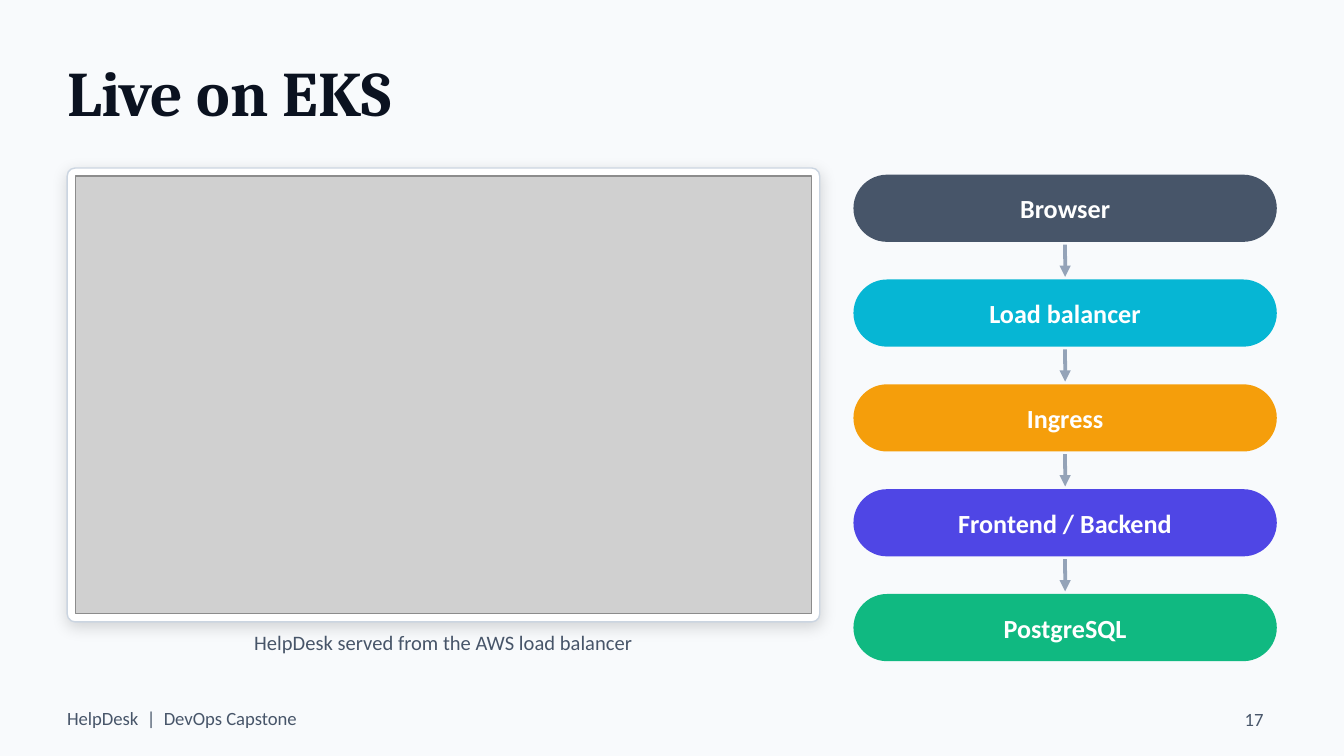
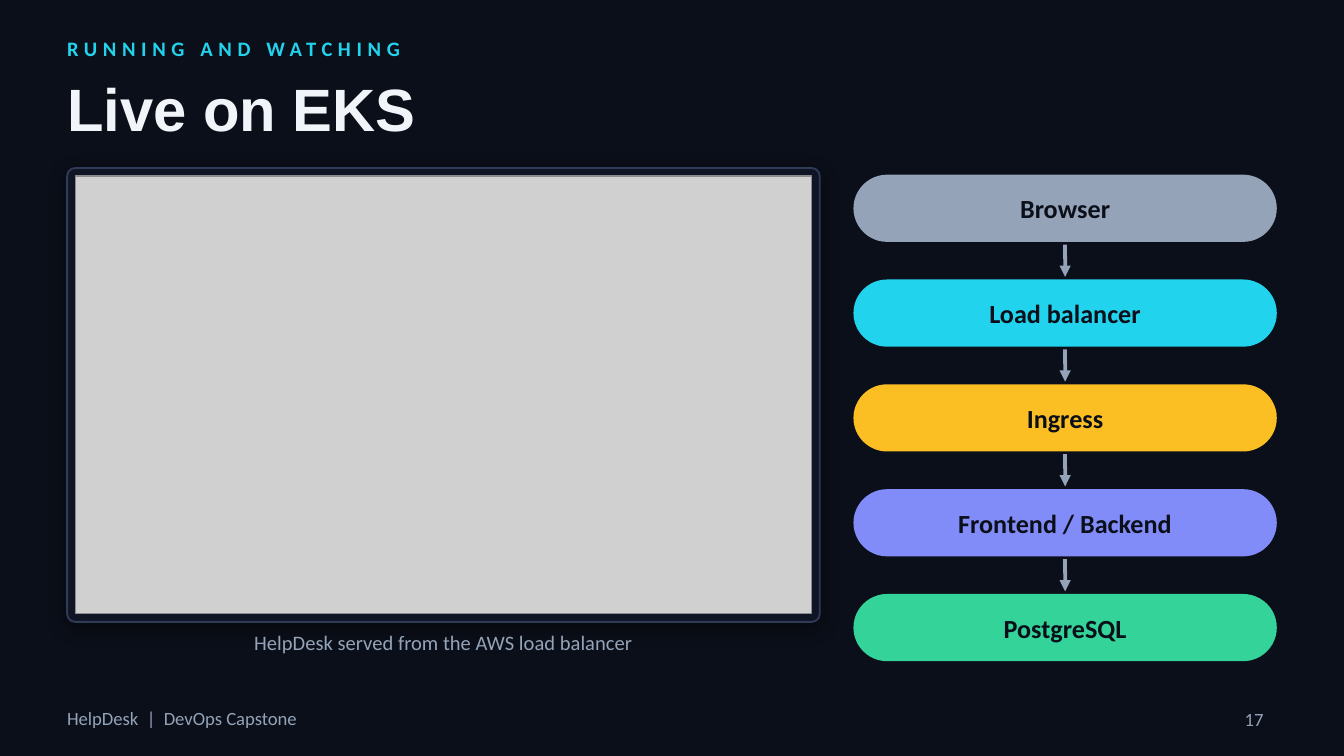
Before and after one commit to parthtaneja0001/helpdesk-devops-capstone, a slide deck: slide 17 of docs/HelpDesk-DevOps-Capstone.pptx. Drawn at 1344x756 pixels with LibreOffice and Linux fonts; fonts in the diff are those of the drawing; grey boxes stand for pictures; background and template pictures are left out. Boxes give left, top, right and bottom in pixels: in the first picture for what was removed or moved away, otherwise in the second. Text is boxed around its words. In the diff, an @@ line names an element or a change of style, - is before the commit and + after.

Commit message:
docs: restyle presentation with a dark theme and cleaner typography

```diff
--- a/docs/HelpDesk-DevOps-Capstone.pptx
+++ b/docs/HelpDesk-DevOps-Capstone.pptx
@@ background #F8FAFC to picture (left out) @@
@@ text added at bbox=[67, 34, 874, 63], 11 pt, text #22D3EE, bold @@
+RUNNING AND WATCHING
@@ title "Live on EKS": place and size @@
-title "Live on EKS" at bbox=[67, 72, 392, 117]
+title "Live on EKS" at bbox=[67, 87, 416, 132]
@@ title "Live on EKS" at bbox=[67, 87, 416, 132]: size 34 to 32 pt, font Cambria to Arial, text colour #0B1220 to #F1F5F9 @@
@@ rounded rectangle at bbox=[67, 168, 820, 622]: fill #FFFFFF to #0F1524; outline #CBD5E1 0.75 pt to #2F3B57 1 pt; shadow changed @@
@@ rounded rectangle at bbox=[853, 175, 1277, 242]: fill #475569 to #94A3B8 @@
@@ rounded rectangle at bbox=[853, 280, 1277, 347]: fill #06B6D4 to #22D3EE @@
@@ rounded rectangle at bbox=[853, 384, 1277, 452]: fill #F59E0B to #FBBF24 @@
@@ rounded rectangle at bbox=[853, 489, 1277, 556]: fill #4F46E5 to #818CF8 @@
@@ text colour #FFFFFF to #0B0F19 in 5 elements at bbox=[1020, 201, 1110, 218], bbox=[989, 304, 1141, 323], bbox=[1027, 411, 1103, 433], bbox=[958, 514, 1172, 533], bbox=[1004, 621, 1127, 643] @@
@@ rounded rectangle at bbox=[853, 594, 1277, 661]: fill #10B981 to #34D399 @@
@@ text colour #475569 to #94A3B8 in 3 elements at bbox=[67, 712, 296, 728], bbox=[254, 636, 632, 654], bbox=[1245, 714, 1264, 726] @@
```
Also in this commit, not shown: 23 other slides changed.
